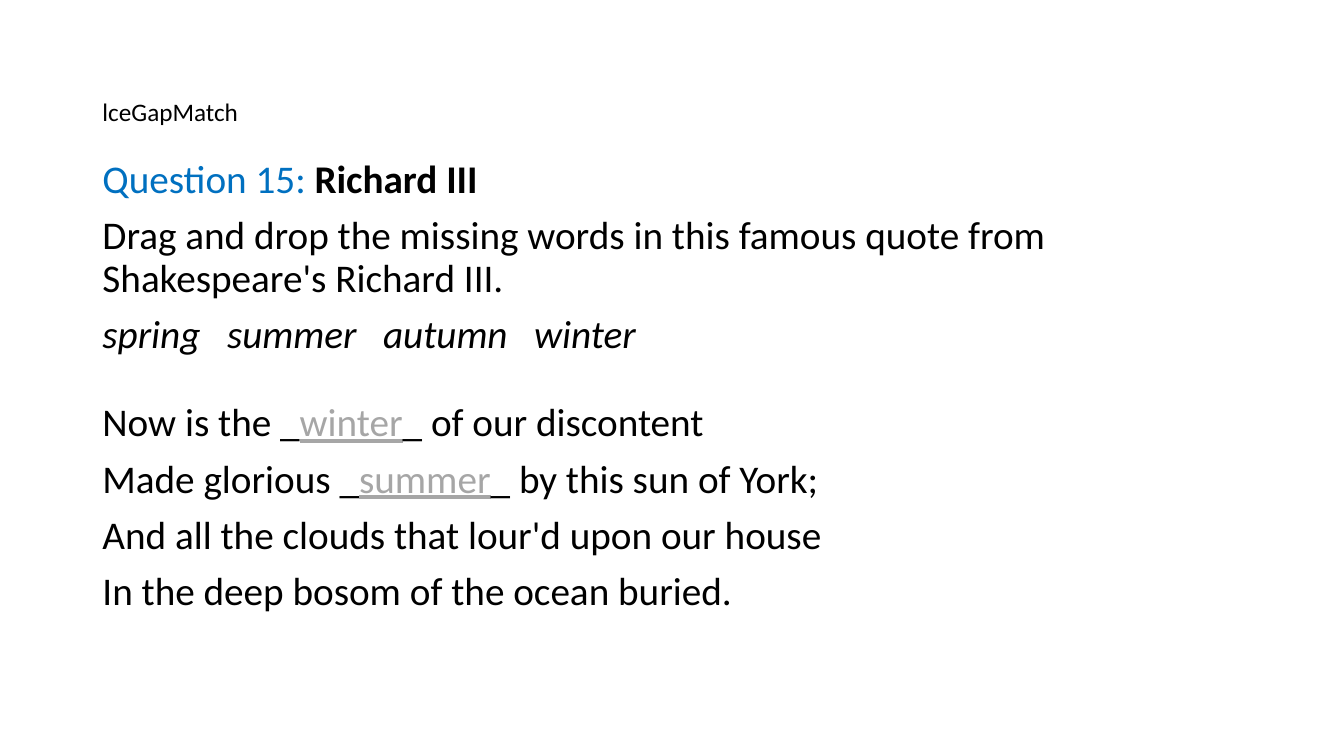
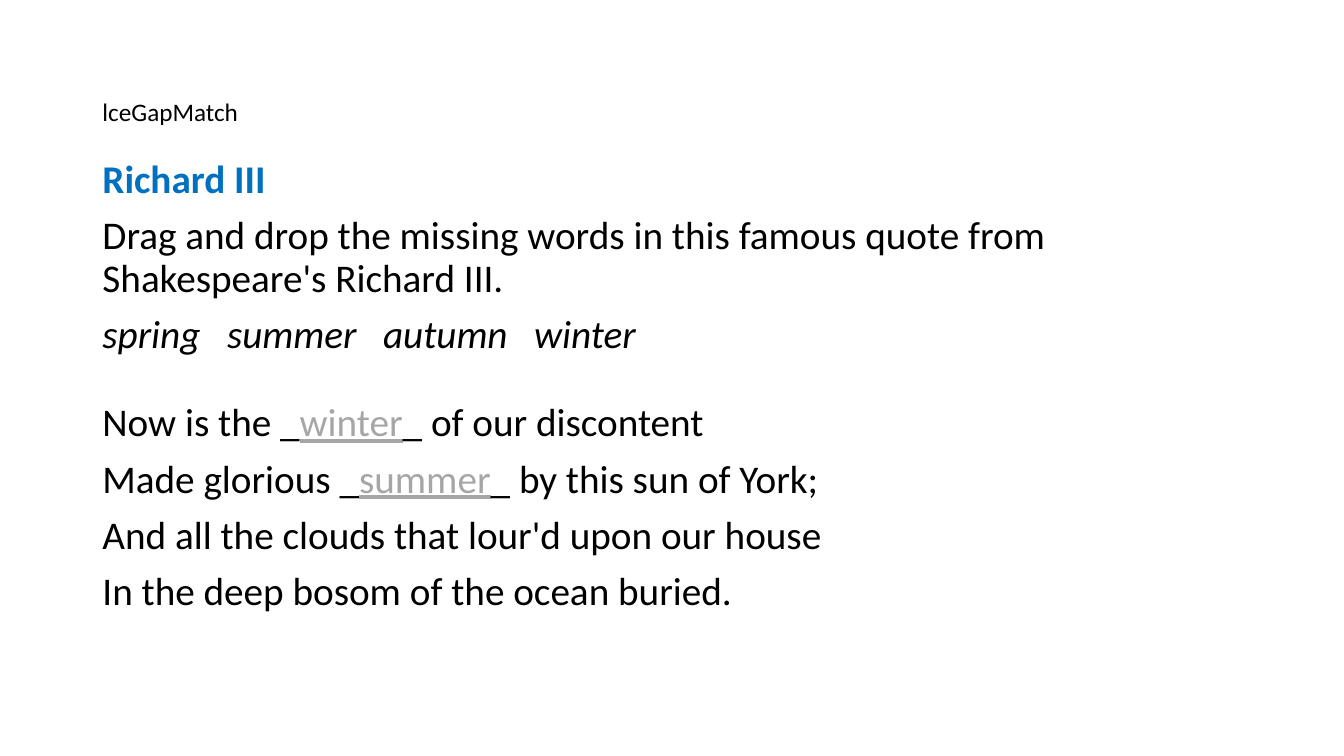
Before and after one commit to birgitstrackenbrock/dita13.lc.extra-interactions, a slide deck: slide 19 of documentation/Interaction_examples_visual.pptx (slide 18 before the commit). Drawn at 1344x756 pixels with LibreOffice and Linux fonts; fonts in the diff are those of the drawing. Boxes give left, top, right and bottom in pixels: in the first picture for what was removed or moved away, otherwise in the second. Text is boxed around its words. In the diff, an @@ line names an element or a change of style, - is before the commit and + after.

```diff
--- a/documentation/Interaction_examples_visual.pptx
+++ b/documentation/Interaction_examples_visual.pptx
@@ text at (102, 165, 265, 194): text changed; bold on @@
-Question 15: Richard III
+Richard III
```
Also in this commit, not shown: 18 other slides changed, 1 slide added, 33 other files.
